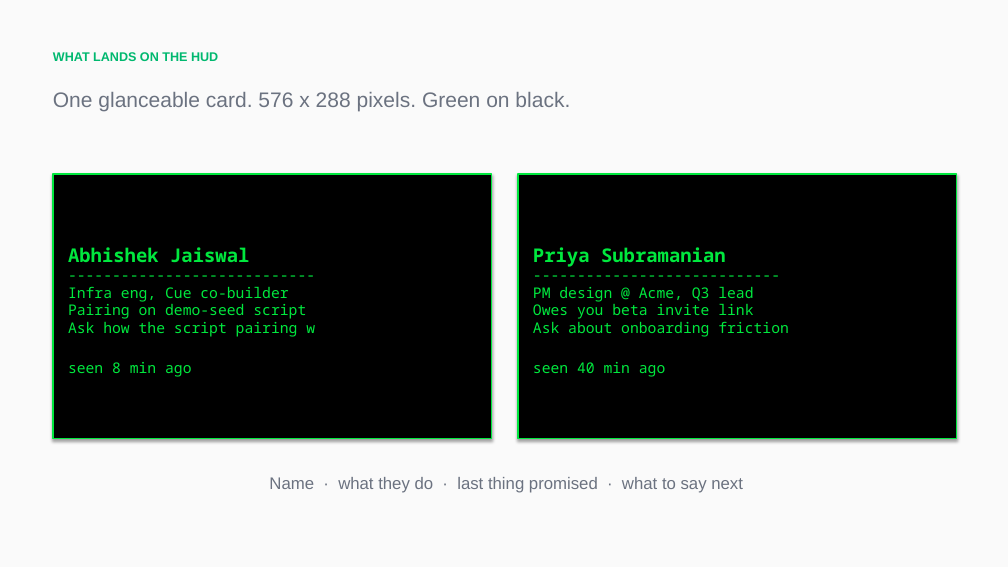
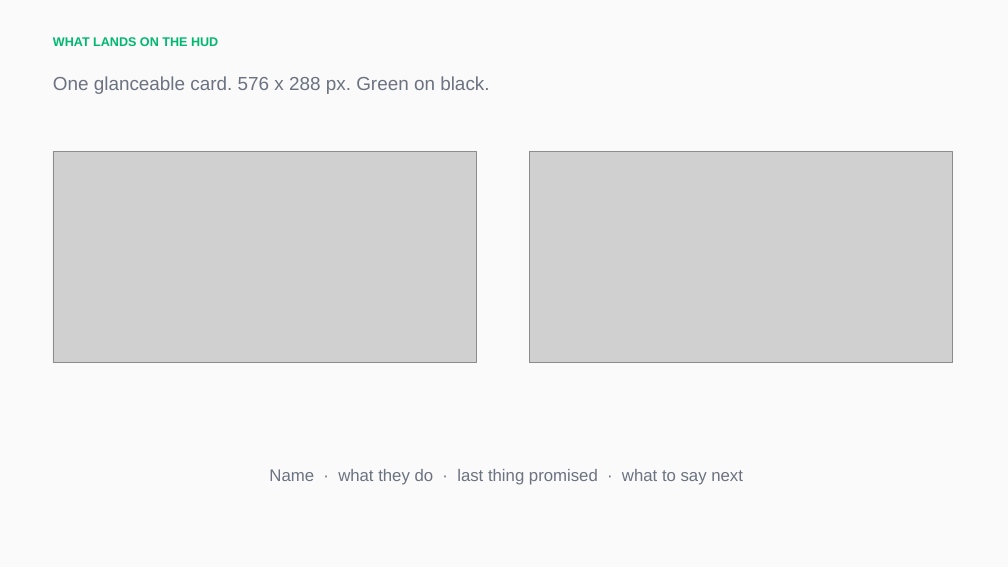
Before and after one commit to abhishekj720/Cue-evenRealitiesG2, a slide deck: slide 5 of docs/Cue-Pitch.pptx. Drawn at 1008x567 pixels with LibreOffice and Linux fonts; fonts in the diff are those of the drawing; grey boxes stand for pictures. Boxes give left, top, right and bottom in pixels: in the first picture for what was removed or moved away, otherwise in the second. Text is boxed around its words. In the diff, an @@ line names an element or a change of style, - is before the commit and + after.

Commit message:
pitch: HUD screenshots + end-to-end flow diagram + terminal log; embedded in deck

```diff
--- a/docs/Cue-Pitch.pptx
+++ b/docs/Cue-Pitch.pptx
@@ text "WHAT LANDS ON THE HUD": place and size @@
-text "WHAT LANDS ON THE HUD" at (53,52,218,61)
+text "WHAT LANDS ON THE HUD" at (53,37,218,46)
@@ text at (53,76,489,94): text changed; size 20 to 18 pt @@
-One glanceable card. 576 x 288 pixels. Green on black.
+One glanceable card. 576 x 288 px. Green on black.
@@ rectangle removed at (53,174,492,439) @@
-Abhishek Jaiswal
-----------------------------
-Infra eng, Cue co-builder
-Pairing on demo-seed script
-Ask how the script pairing w
-seen 8 min ago
@@ picture added at (53,151,476,363) @@
@@ rectangle removed at (518,174,957,439) @@
-Priya Subramanian
-----------------------------
-PM design @ Acme, Q3 lead
-Owes you beta invite link
-Ask about onboarding friction
-seen 40 min ago
@@ picture added at (529,151,953,363) @@
@@ text "Name · what they do ...": place and size @@
-text "Name · what they do ..." at (269,477,743,493)
+text "Name · what they do ..." at (269,469,743,485)
```
Also in this commit, not shown: 3 slides added, 1 slide removed, 16 other files.
